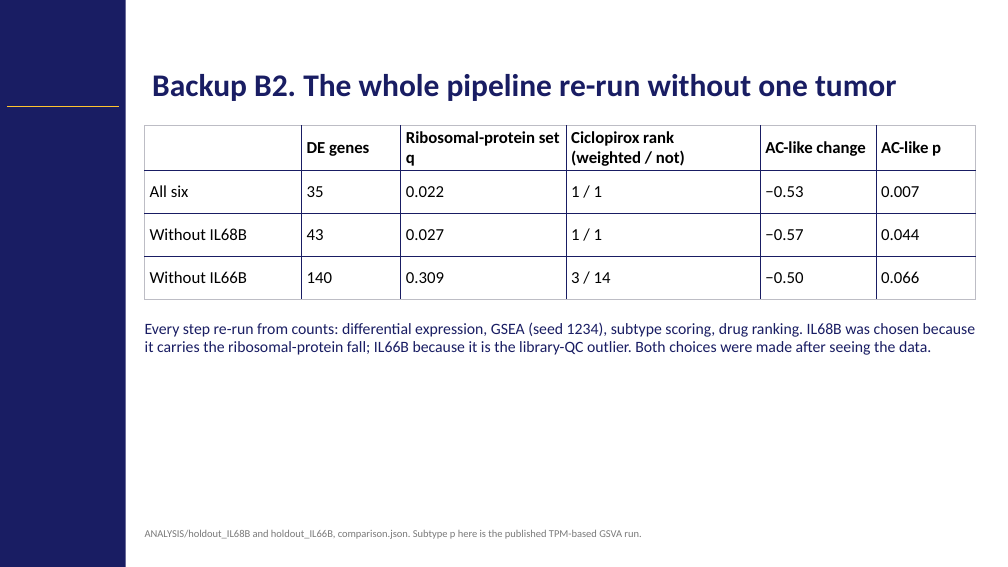
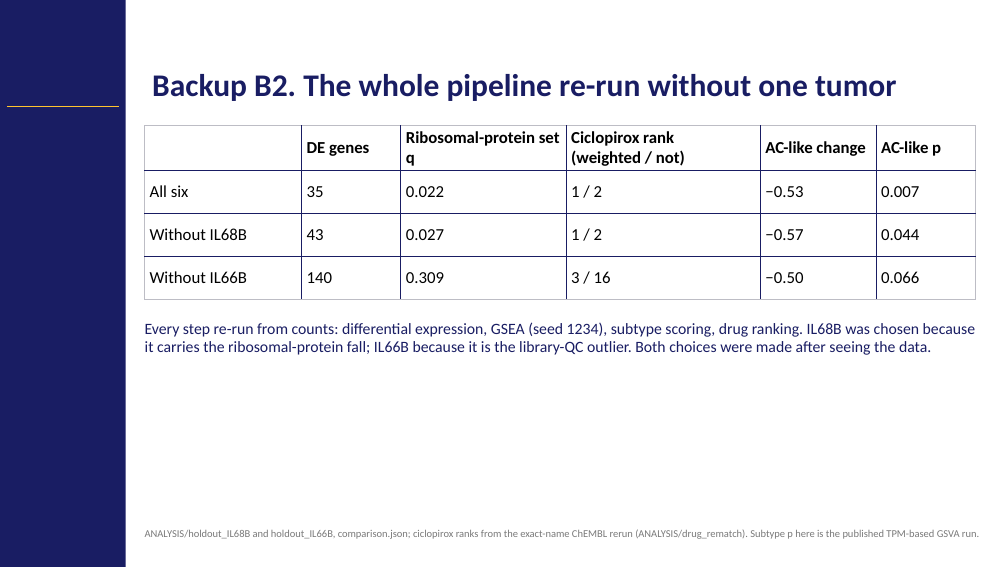
Before and after one commit to Gregory-Schwing-MD-PhD/u251-xenograft-rat-RNASeq-study, a slide deck: slide 15 of SLIDES/CNS2026_Schwing_Abstract418_CNStemplate_v4.pptx. Drawn at 1008x567 pixels with LibreOffice and Linux fonts; fonts in the diff are those of the drawing; background and template pictures are left out. Boxes give left, top, right and bottom in pixels: in the first picture for what was removed or moved away, otherwise in the second. Text is boxed around its words. In the diff, an @@ line names an element or a change of style, - is before the commit and + after.

```diff
--- a/SLIDES/CNS2026_Schwing_Abstract418_CNStemplate_v4.pptx
+++ b/SLIDES/CNS2026_Schwing_Abstract418_CNStemplate_v4.pptx
@@ table at (x1=144, y1=126, x2=975, y2=297) @@
-row 2, column 4: 1 / 1
+row 2, column 4: 1 / 2
-row 3, column 4: 1 / 1
+row 3, column 4: 1 / 2
-row 4, column 4: 3 / 14
+row 4, column 4: 3 / 16
@@ text at (x1=145, y1=529, x2=979, y2=539): text changed @@
-ANALYSIS/holdout_IL68B and holdout_IL66B, comparison.json. Subtype p here is the published TPM-based GSVA run.
+ANALYSIS/holdout_IL68B and holdout_IL66B, comparison.json; ciclopirox ranks from the exact-name ChEMBL rerun (ANALYSIS/drug_rematch). Subtype p here is the published TPM-based GSVA run.
```
Also in this commit, not shown: 1 other slide changed, 11 other files.
